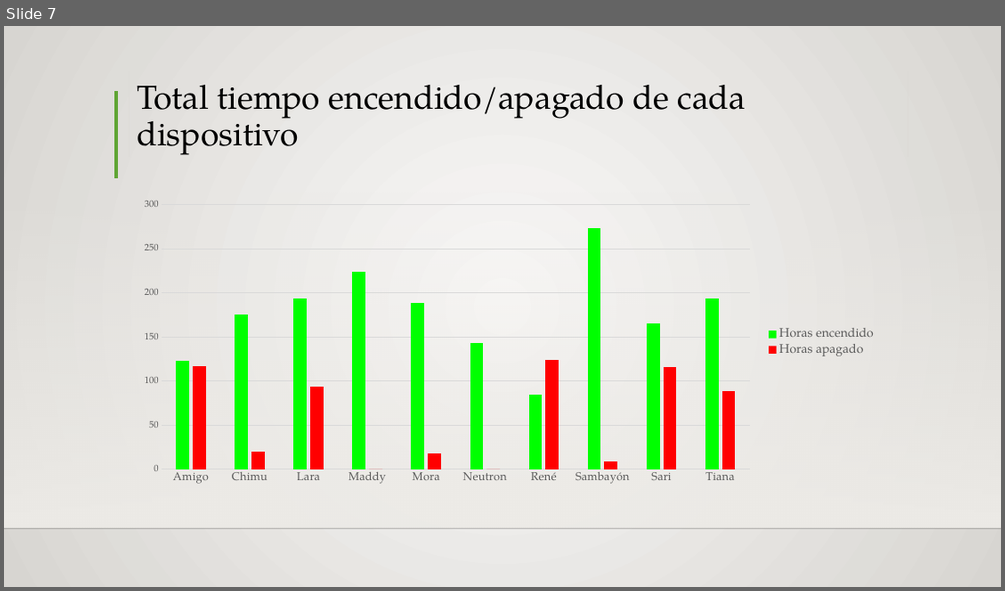
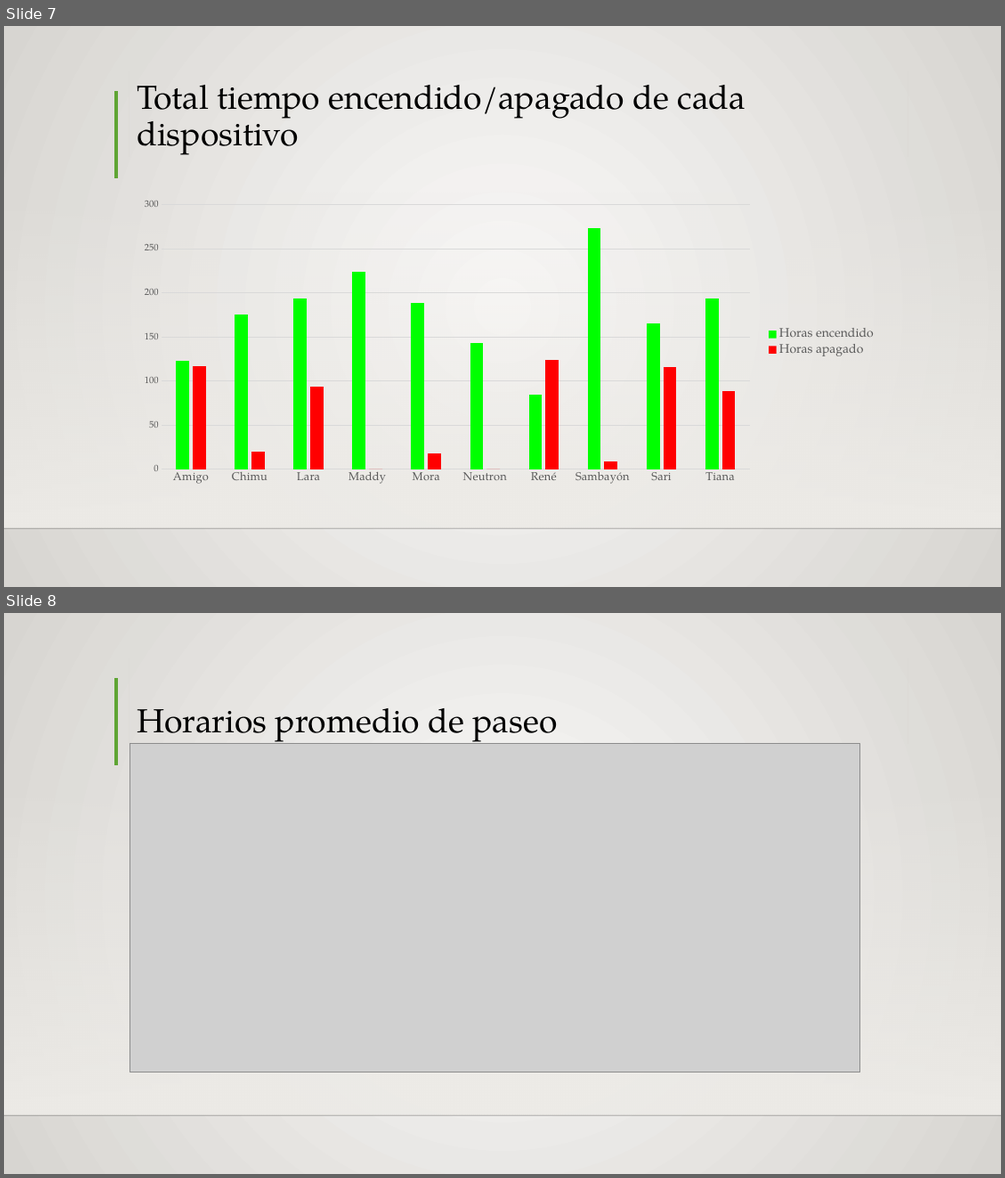
Before and after one commit to Siriusg2/resumenipa, a slide deck: excel_reports/IPApresentacion.pptx. Shown one above the other, each under a label of ours: slide 7 before the commit, slides 7 and 8 after it. The pictures are 1005x591 and 1005x1178 pixels, drawn with LibreOffice and Linux fonts; fonts in the diff are those of the drawing; grey boxes stand for pictures; background and template pictures are left out. Boxes give left, top, right and bottom in pixels: in the first picture for what was removed or moved away, otherwise in the second. Text is boxed around its words. In the diff, an @@ line names an element or a change of style, - is before the commit and + after.

```diff
--- a/excel_reports/IPApresentacion.pptx
+++ b/excel_reports/IPApresentacion.pptx
@@ slide 8 added at box(4, 613, 1001, 1174), background gradient #FAFAF9 to #D7D5D2; not listed: 3 template elements that a slide beside it also shows @@
@@ title added at box(129, 657, 908, 744), fill gradient #FAFAF9 to #D7D5D2, 32 pt, text #000000 @@
+Horarios promedio de paseo
@@ picture added at box(129, 743, 860, 1071) @@
```
Also in this commit, not shown: 2 other slides added, 1 slide removed, 2 other files.
